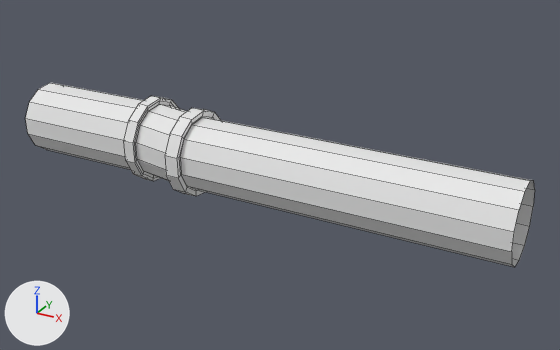
The FBX model Assets/Project/Models/Environment/ShortPipe1.fbx, before and after one commit.
One viewpoint serves both versions: a camera (50 mm lens) standing at (11.5, -15.55, 7.65) and looking at (2.72, 0.41, -0.33). The lights are fixed; the arrows at lower left show +X, +Y and +Z. Mesh edges are drawn as thin lines. Vertices at the same position are counted once.

Script lines for the objects in view, before the commit:
```python
me_cylinder_001 = bpy.data.meshes.new('Cylinder.001')
me_cylinder_001.from_pydata(...)  # 182 vertices, 169 faces; spans x -4.95..8.91, y -1.12..1.45, z -1.16..1.16
ob_cylinder = bpy.data.objects.new('Cylinder', me_cylinder_001)
ob_cylinder.location = (0.0, 0.0, 0.0)
```
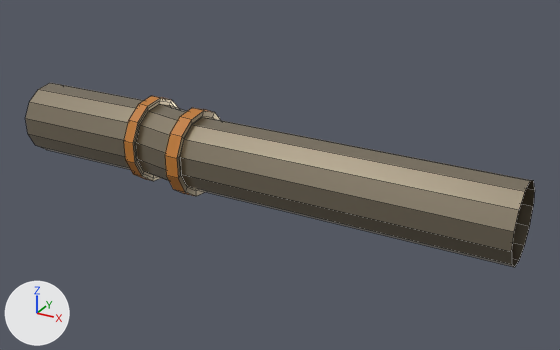
Where the change shows, as pixel boxes [x1, y1, x2, y2] in the pictures (560 x 350 px):
part 1 of me_cylinder_001, recoloured: [26, 83, 535, 267] in both
part 2 of me_cylinder_001, recoloured (white to orange): [124, 96, 211, 196] in both

The change, as a diff of the scene's bpy script:
```diff
--- a/Assets/Project/Models/Environment/ShortPipe1.fbx.py
+++ b/Assets/Project/Models/Environment/ShortPipe1.fbx.py
@@ mat_rust1 @@
+mat_rust1 = principled_material('Rust1')
+mat_rust1.base_color = (0.527, 0.193, 0.0272)  # orange #c07a2e
@@ mat_metal @@
+mat_metal = principled_material('Metal')
+mat_metal.base_color = (0.421, 0.358, 0.262)  # beige #aea18c
+mat_metal.metallic = 1.0
+mat_metal.roughness = 0.314
@@ me_cylinder_001 @@
 me_cylinder_001.from_pydata(...)  # 182 vertices, 169 faces; spans x -4.95..8.91, y -1.12..1.45, z -1.16..1.16
 # used by ob_cylinder; location = (0.0, 0.0, 0.0)
+# me_cylinder_001 part 1: 143 of the faces centred in x -3.1..4.76, y -1.05..1.35, z -1.09..1.09 switch from no material to mat_metal (beige #ada18c)
+# me_cylinder_001 part 2: 26 of the faces centred in x -1.12..0.45, y -1.12..1.37, z -1.12..1.12 switch from no material to mat_rust1 (orange #c07a2e)
```
